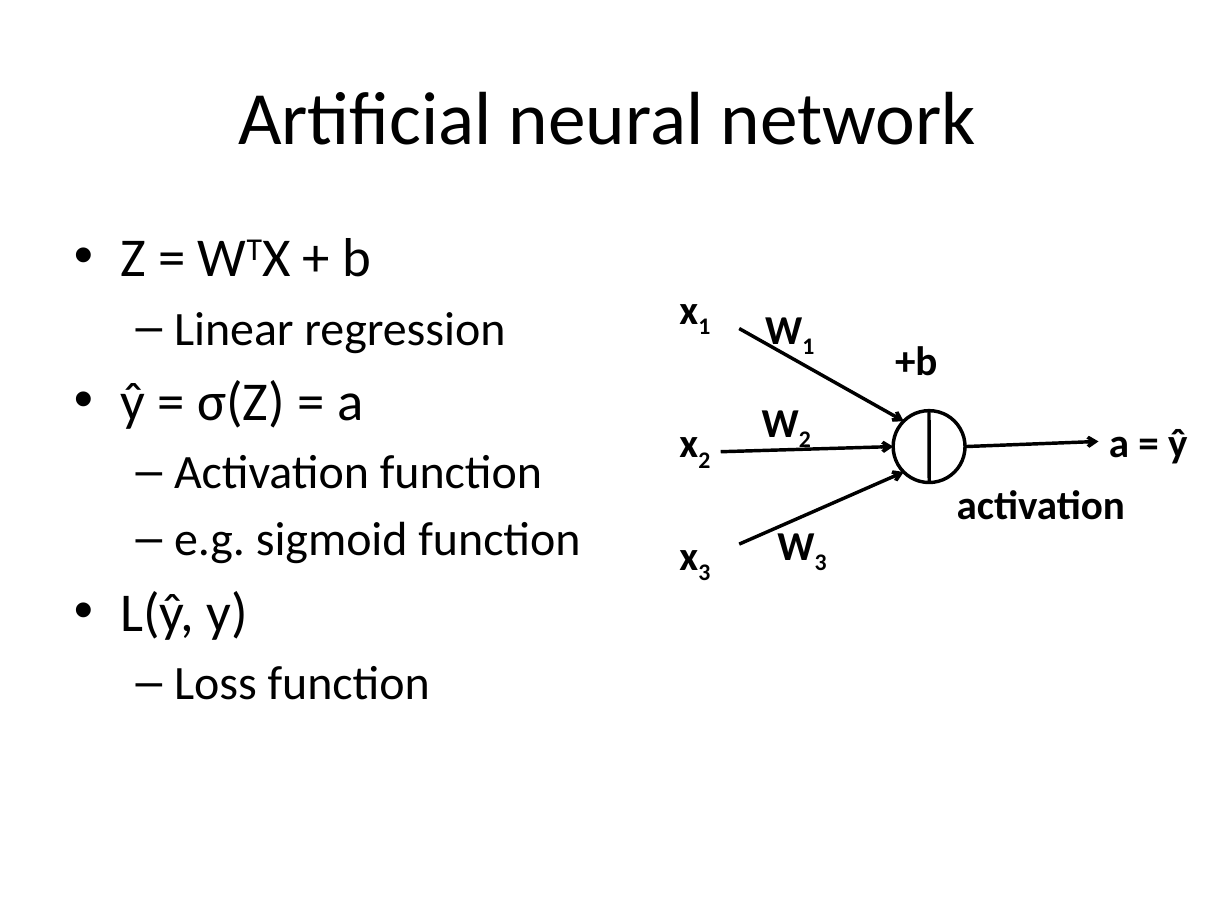
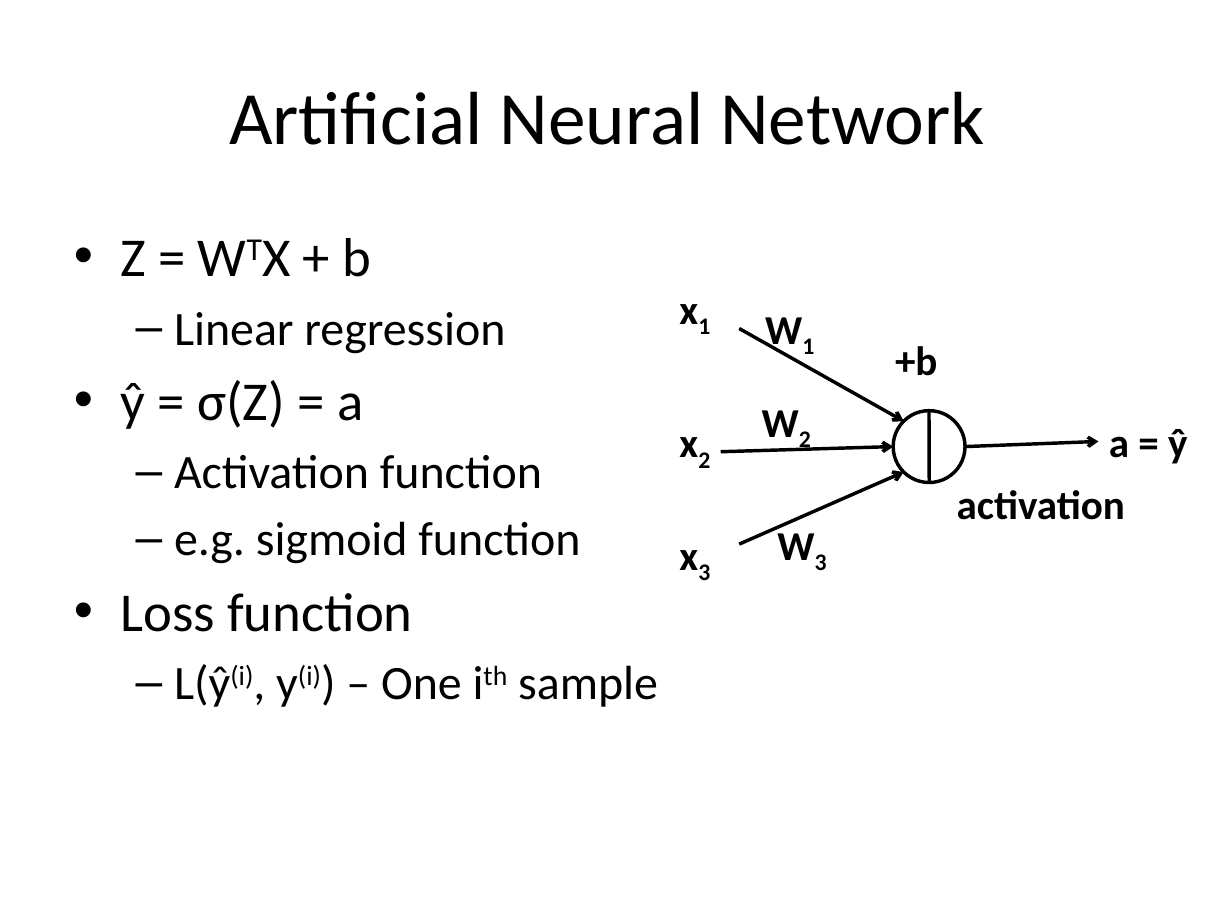
Before and after one commit to look4pritam/ArtificialIntelligence, a slide deck: slide 13 of ArtificialNeuralNetwork/ArtificialNeuralNetwork.pptx (slide 31 before the commit). Drawn at 1232x924 pixels with LibreOffice and Linux fonts; fonts in the diff are those of the drawing. Boxes give left, top, right and bottom in pixels: in the first picture for what was removed or moved away, otherwise in the second. Text is boxed around its words. In the diff, an @@ line names an element or a change of style, - is before the commit and + after.

```diff
--- a/ArtificialNeuralNetwork/ArtificialNeuralNetwork.pptx
+++ b/ArtificialNeuralNetwork/ArtificialNeuralNetwork.pptx
@@ title at box(229, 91, 984, 145): text changed @@
-Artificial neural network
+Artificial Neural Network
@@ text at box(120, 591, 248, 640): paragraph removed @@
-• L(ŷ, y)
@@ text at box(120, 593, 412, 632): size 28 to 32 pt in "Loss function"; bullet – to •; list level 2 to 1 in "Loss function" @@
@@ text at box(174, 664, 658, 707): paragraph added @@
+  – L(ŷ(i), y(i)) – One ith sample
```
Also in this commit, not shown: 36 other slides changed, 17 slides removed, 1 other file.
